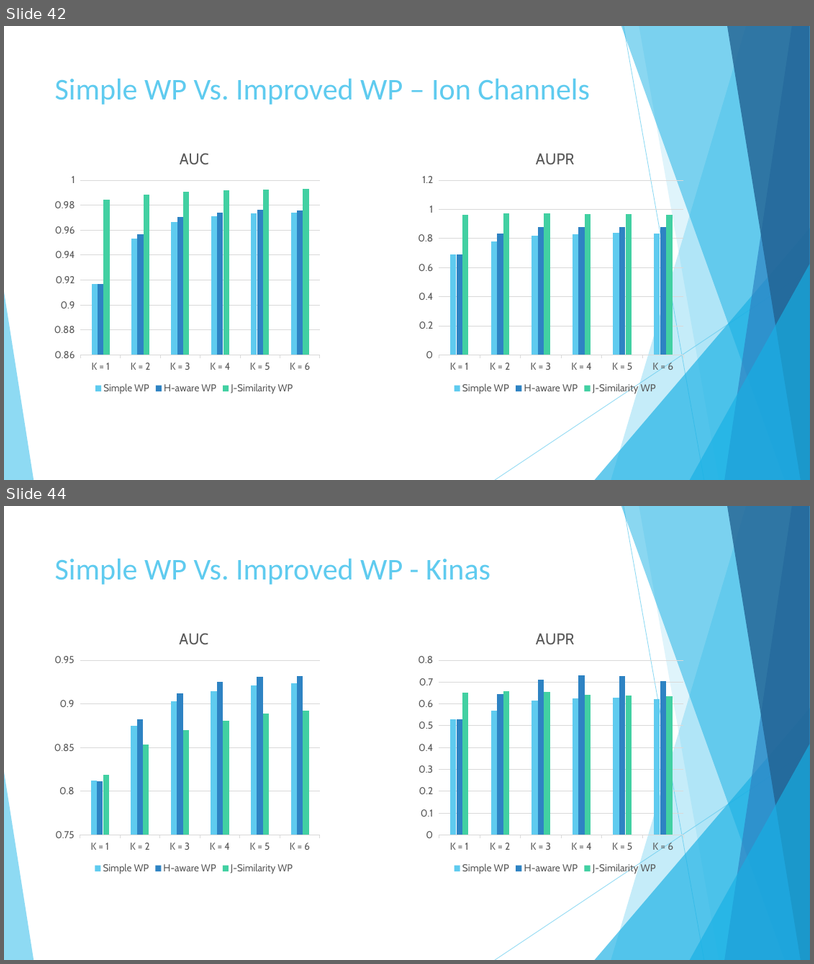
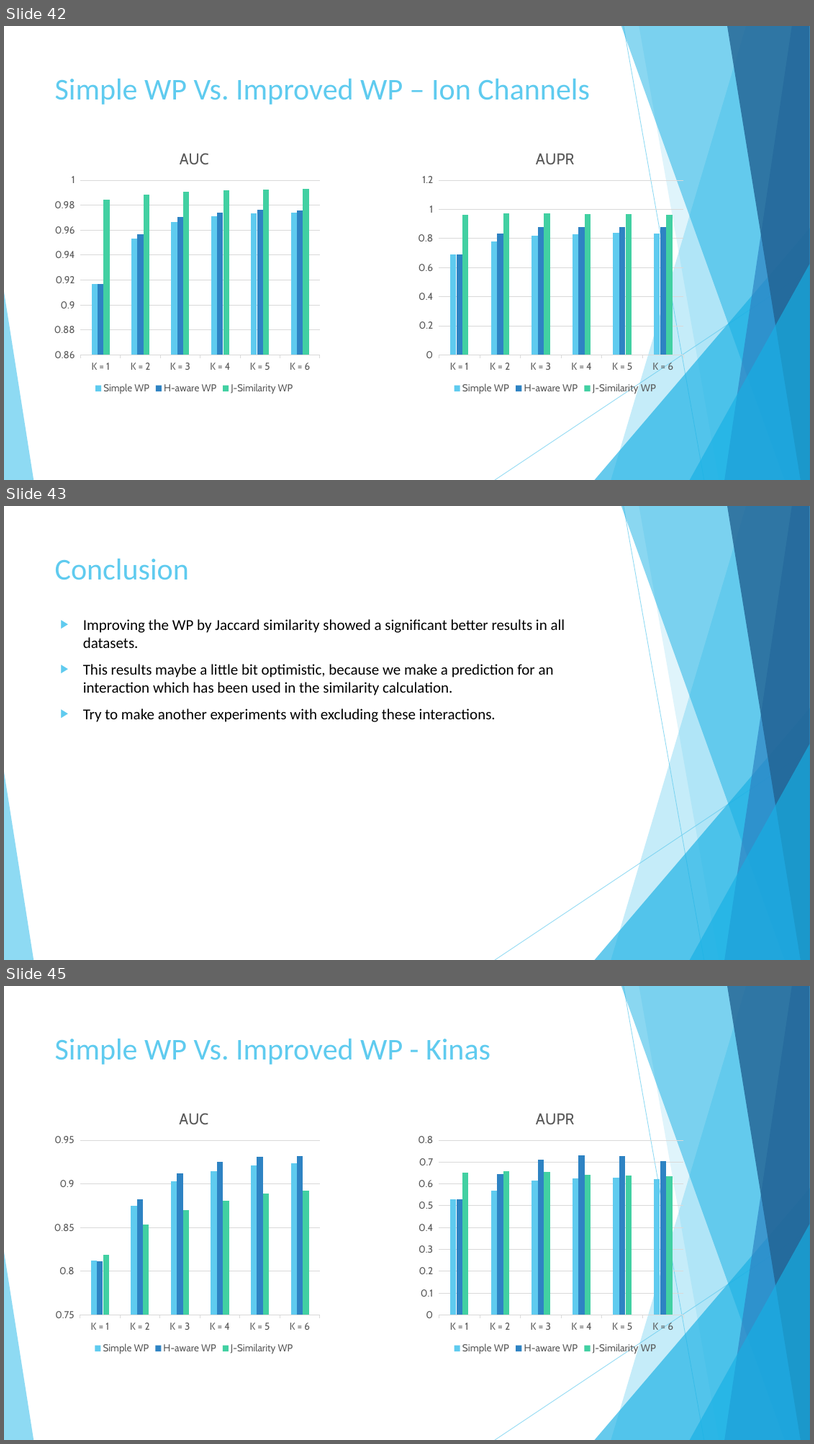
Before and after one commit to AbdullahAlZoabi/Drug-Target-Interaction-Prediction, a slide deck: Drug-Target Interaction Prediction.pptx. Shown one above the other, each under a label of ours: slides 42 and 44 before the commit, slides 42, 43 and 45 after it; the slides between them are not shown. The pictures are 814x964 and 814x1444 pixels, drawn with LibreOffice and Linux fonts; fonts in the diff are those of the drawing. Boxes give left, top, right and bottom in pixels: in the first picture for what was removed or moved away, otherwise in the second. Text is boxed around its words. In the diff, an @@ line names an element or a change of style, - is before the commit and + after.

```diff
--- a/Drug-Target Interaction Prediction.pptx
+++ b/Drug-Target Interaction Prediction.pptx
@@ slide 43 added at box(4, 506, 810, 960), background #FFFFFF; not listed: 10 template elements that a slide beside it also shows @@
@@ title added at box(55, 559, 189, 580), 36 pt, text #5FCBEF @@
+Conclusion
@@ text added at box(83, 619, 566, 722), 18 pt, text #000000 @@
+▶ Improving the WP by Jaccard similarity showed a significant better results in all datasets.
+▶ This results maybe a little bit optimistic, because we make a prediction for an interaction which has been used in the similarity calculation.
+▶ Try to make another experiments with excluding these interactions.
@@ what was slide 44 is now slide 45 @@
```
Also in this commit, not shown: 7 slides changed, 3 other slides added, 2 slides removed.
